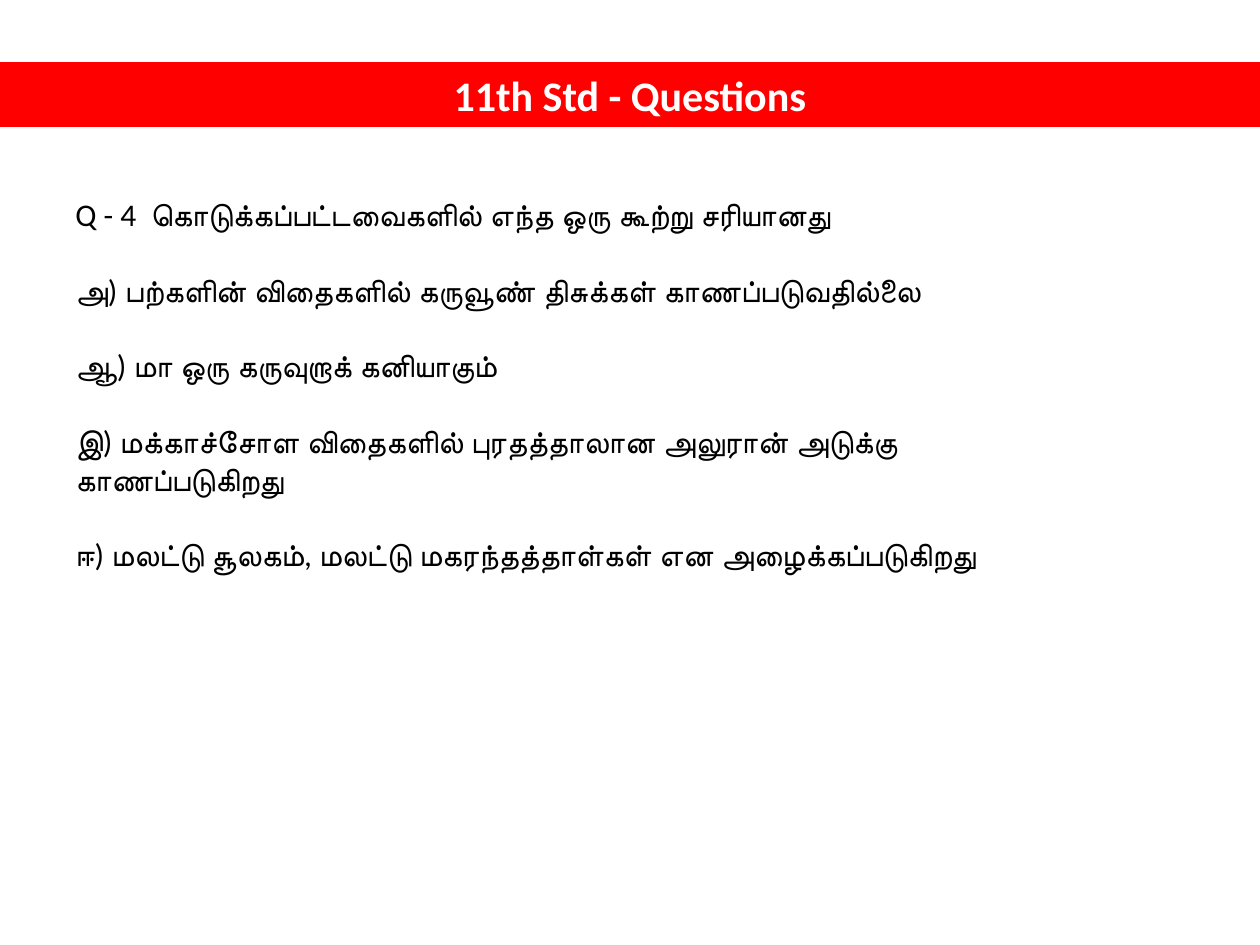
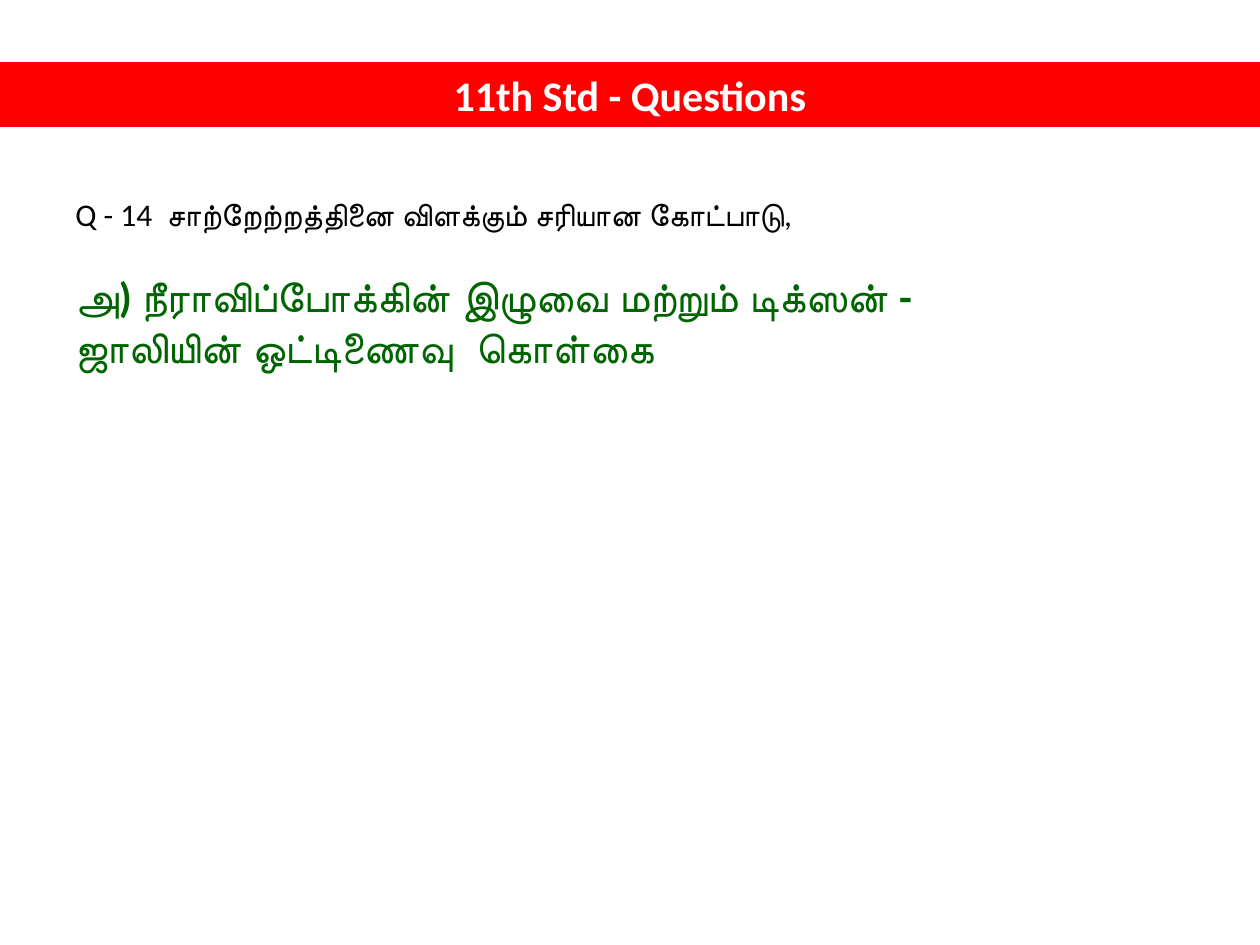
Before and after one commit to tvmani/tvmani.github.io, a slide deck: slide 28 of tamil_biology/NEET_BIOLOGY_001.pptx (slide 5 before the commit). Drawn at 1260x945 pixels with LibreOffice and Linux fonts; fonts in the diff are those of the drawing. Boxes give left, top, right and bottom in pixels: in the first picture for what was removed or moved away, otherwise in the second. Text is boxed around its words. In the diff, an @@ line names an element or a change of style, - is before the commit and + after.

```diff
--- a/tamil_biology/NEET_BIOLOGY_001.pptx
+++ b/tamil_biology/NEET_BIOLOGY_001.pptx
@@ text at [75, 203, 880, 374]: text changed; size 18 to 24 pt; text colour #000000 to #006400; bold on @@
-Q - 4 கொடுக்கப்பட்டவைகளில் எந்த ஒரு கூற்று சரியானது
-அ) பற்களின் விதைகளில் கருவூண் திசுக்கள் காணப்படுவதில்லை
-ஆ) மா ஒரு கருவுறாக் கனியாகும்
-இ) மக்காச்சோள விதைகளில் புரதத்தாலான அலுரான் அடுக்கு காணப்படுகிறது
-ஈ) மலட்டு சூலகம், மலட்டு மகரந்தத்தாள்கள் என அழைக்கப்படுகிறது
+Q - 14 சாற்றேற்றத்தினை விளக்கும் சரியான கோட்பாடு,
+அ) நீராவிப்போக்கின் இழுவை மற்றும் டிக்ஸன் - ஜாலியின் ஒட்டிணைவு கொள்கை
```
Also in this commit, not shown: 27 other slides changed, 96 slides added, 3 other files.
